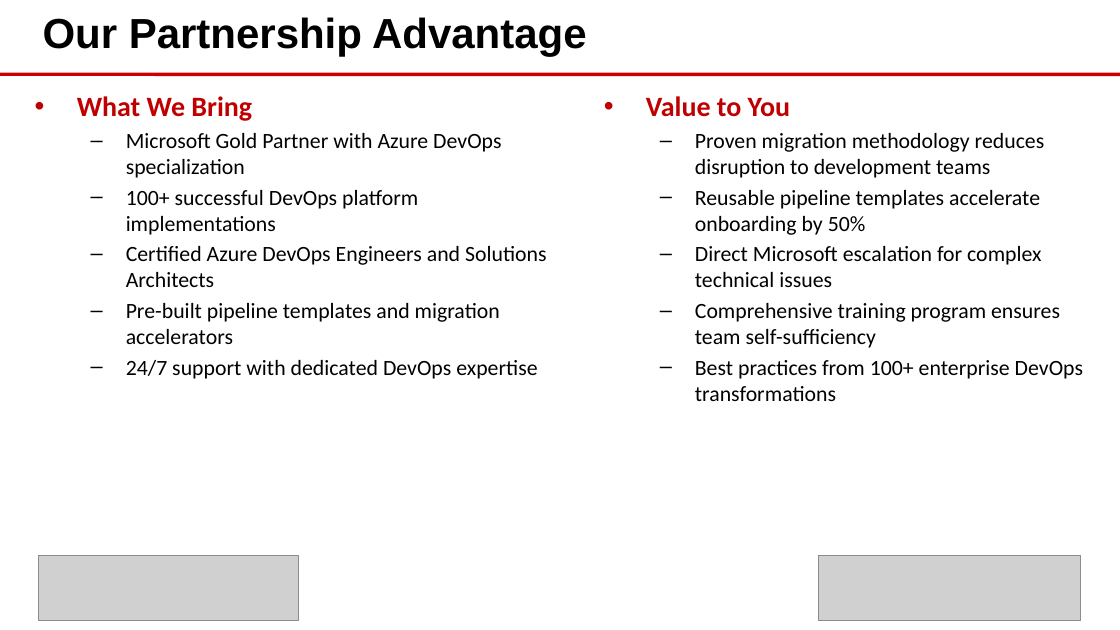
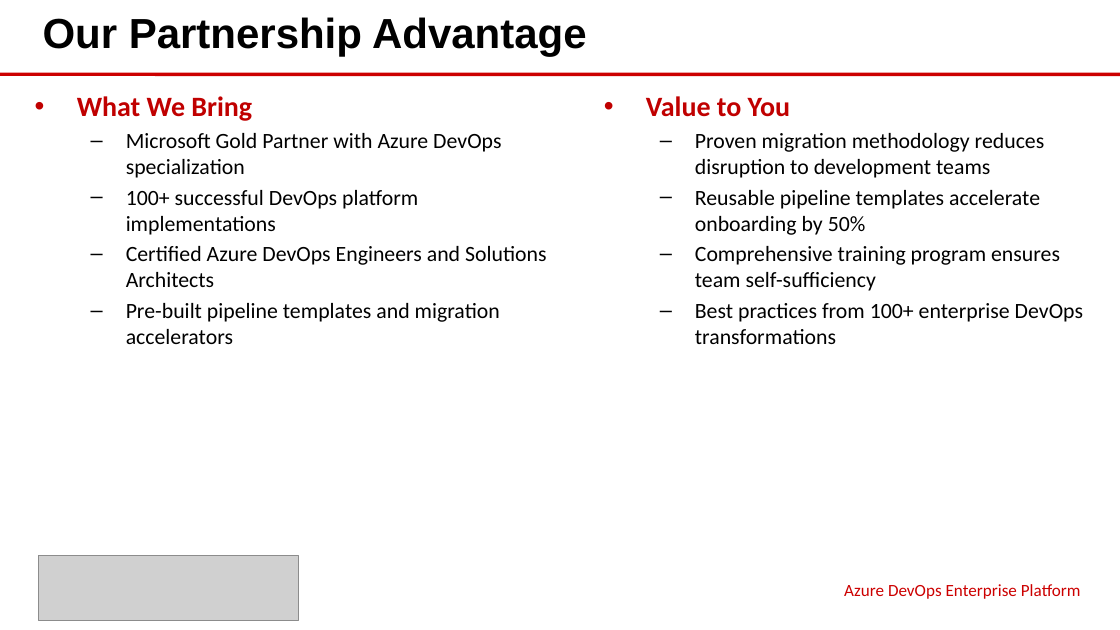
Before and after one commit to eoframework/solutions, a slide deck: slide 8 of solutions/azure/devops/enterprise-platform/presales/solution-briefing.pptx. Drawn at 1120x630 pixels with LibreOffice and Linux fonts; fonts in the diff are those of the drawing; grey boxes stand for pictures; background and template pictures are left out. Boxes give left, top, right and bottom in pixels: in the first picture for what was removed or moved away, otherwise in the second. Text is boxed around its words. In the diff, an @@ line names an element or a change of style, - is before the commit and + after.

```diff
--- a/solutions/azure/devops/enterprise-platform/presales/solution-briefing.pptx
+++ b/solutions/azure/devops/enterprise-platform/presales/solution-briefing.pptx
@@ text at (695, 246, 1041, 287): paragraph removed @@
-  – Direct Microsoft escalation for complex technical issues
@@ text at (126, 360, 537, 379): paragraph removed @@
-  – 24/7 support with dedicated DevOps expertise
@@ picture removed at (819, 556, 1081, 620) @@
@@ text added at (844, 584, 1081, 599), 11 pt, text #CC0000 @@
+Azure DevOps Enterprise Platform
```
Also in this commit, not shown: 10 other slides changed, 11 other files.
